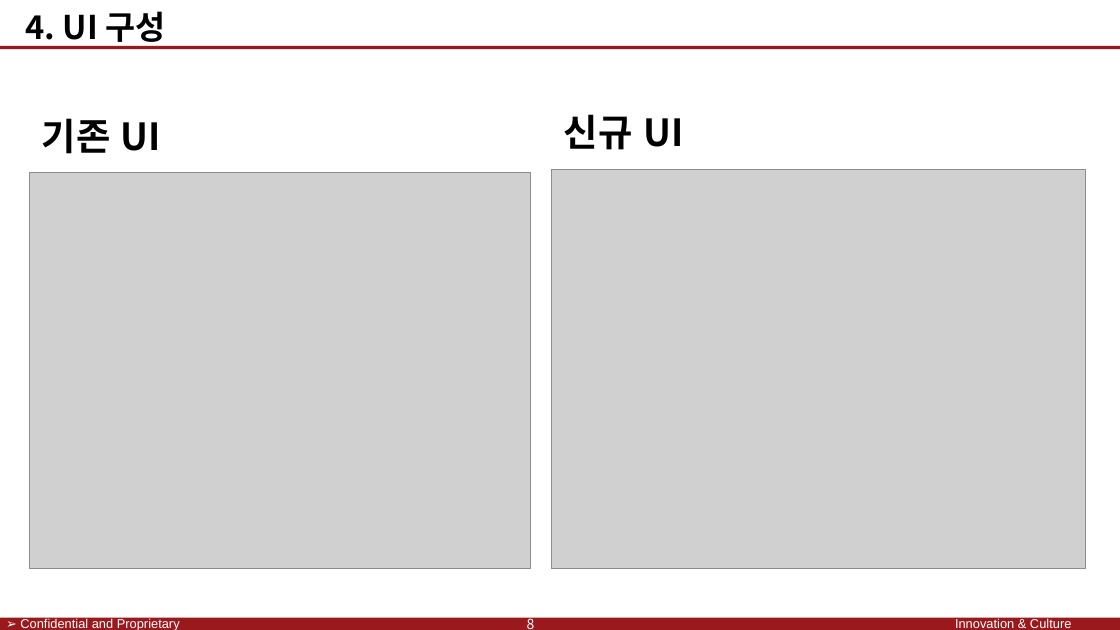
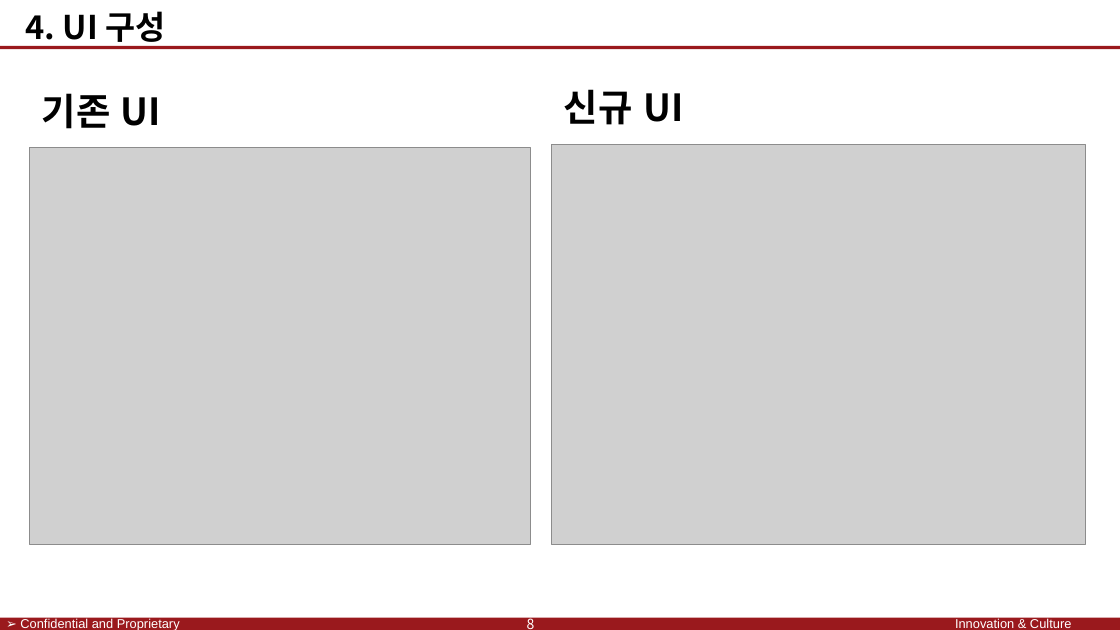
Before and after one commit to SaintSeong/JusungProject, a slide deck: slide 14 of A조 발표/A조 발표 최종.pptx. Drawn at 1120x630 pixels with LibreOffice and Linux fonts; fonts in the diff are those of the drawing; grey boxes stand for pictures; background and template pictures are left out. Boxes give left, top, right and bottom in pixels: in the first picture for what was removed or moved away, otherwise in the second. Text is boxed around its words. In the diff, an @@ line names an element or a change of style, - is before the commit and + after.

```diff
--- a/A조 발표/A조 발표 최종.pptx
+++ b/A조 발표/A조 발표 최종.pptx
@@ 2 pictures, 2 texts: place and size @@
-2 pictures, 2 texts at bbox=[29, 114, 1086, 570]
+2 pictures, 2 texts at bbox=[29, 89, 1086, 544]
```
Also in this commit, not shown: 8 other slides changed, 5 slides added.
